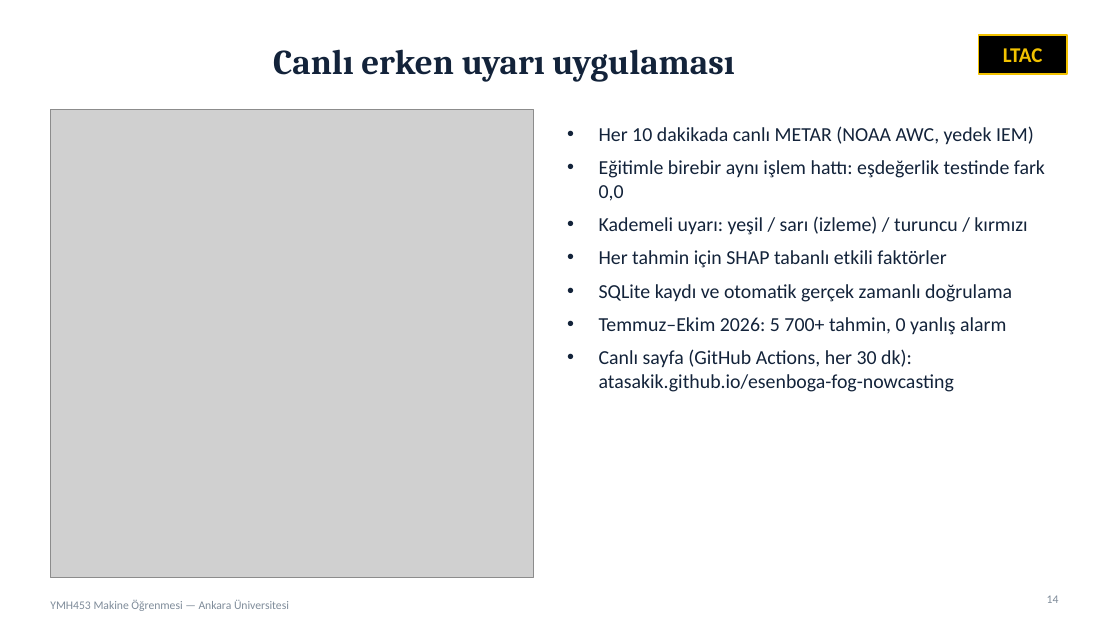
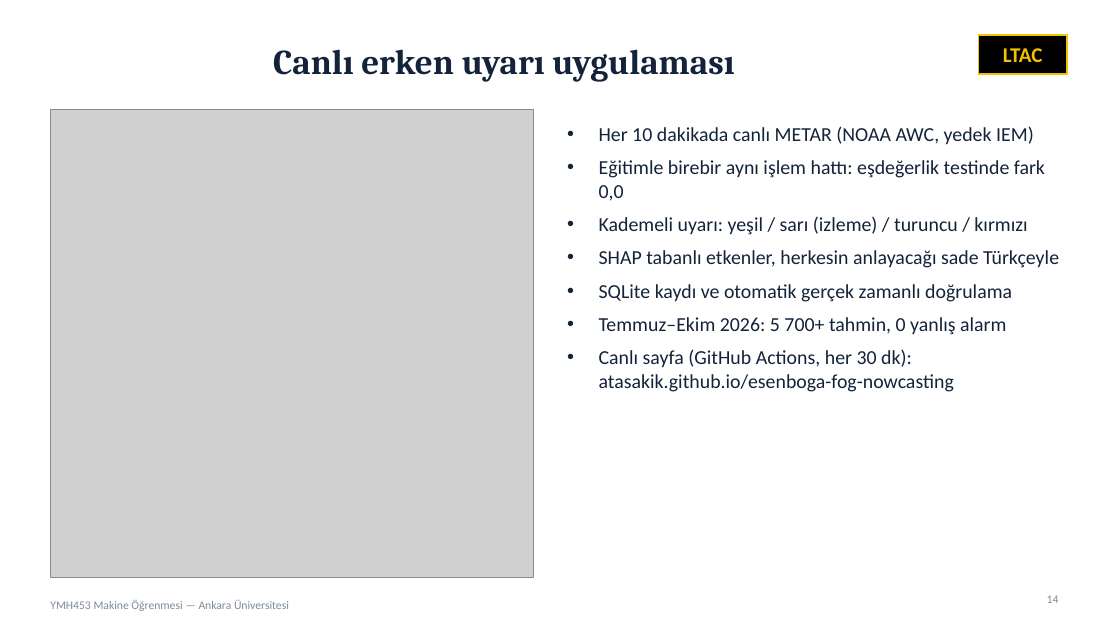
Before and after one commit to AtaSakik/esenboga-fog-nowcasting, a slide deck: slide 14 of presentation/Esenboga_Sunum_TR.pptx. Drawn at 1120x630 pixels with LibreOffice and Linux fonts; fonts in the diff are those of the drawing; grey boxes stand for pictures. Boxes give left, top, right and bottom in pixels: in the first picture for what was removed or moved away, otherwise in the second. Text is boxed around its words. In the diff, an @@ line names an element or a change of style, - is before the commit and + after.

```diff
--- a/presentation/Esenboga_Sunum_TR.pptx
+++ b/presentation/Esenboga_Sunum_TR.pptx
@@ text at (x1=599, y1=250, x2=1059, y2=268): text changed @@
-• Her tahmin için SHAP tabanlı etkili faktörler
+• SHAP tabanlı etkenler, herkesin anlayacağı sade Türkçeyle
```
Also in this commit, not shown: 23 other files.
